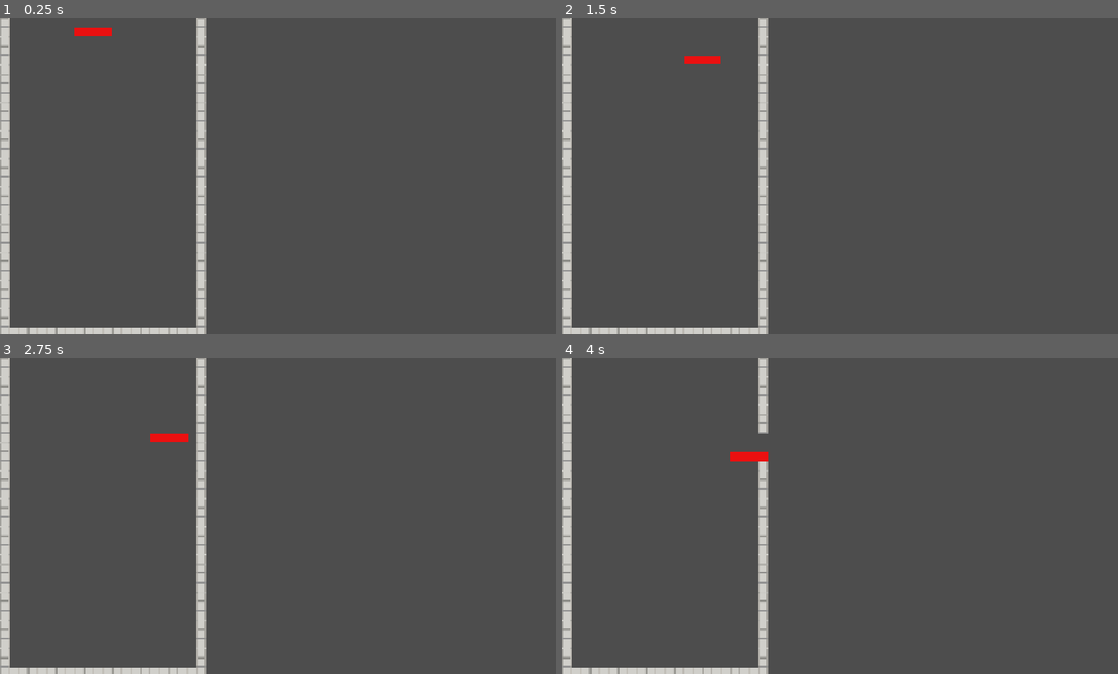
Above: before the commit, frames 1-4 (two rows, left to right).
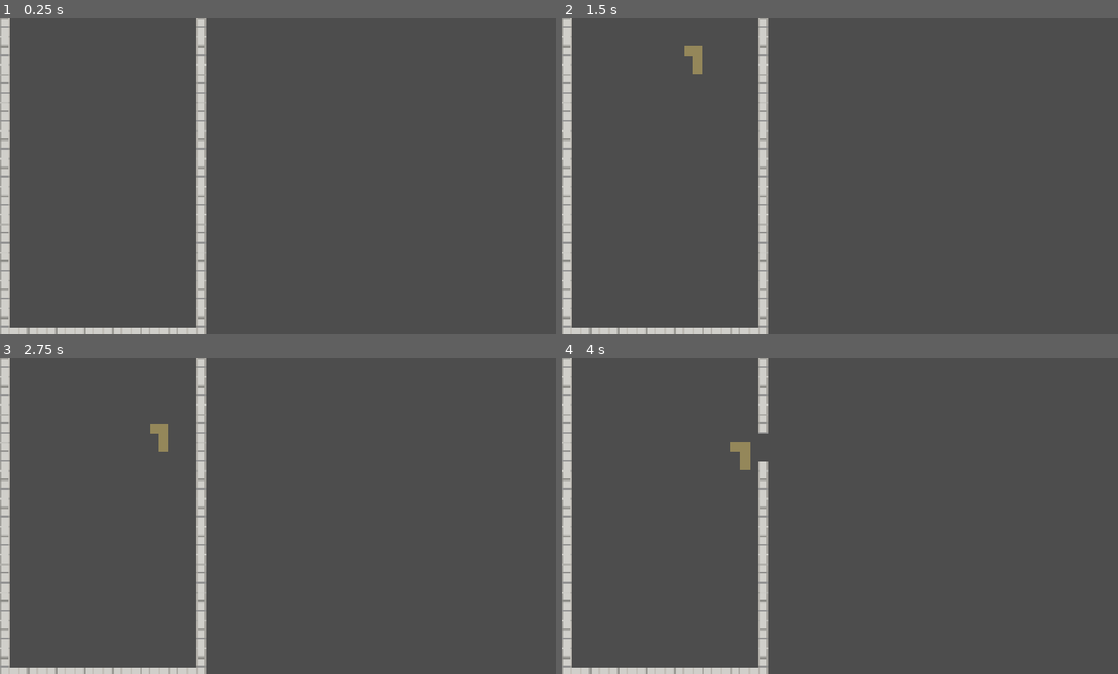
Above: after the commit, the same moments.

Repository: rlubke/tetris
Game: Godot game, scene res://Main/Main.tscn
The game is run twice, just before and just after one commit, with the same random seed, the same clock (stepped at 60 frames per second) and the same inputs.
Inputs:
- Up to frame 1 (0.25 s): no input
- Up to frame 2 (1.5 s): tap Enter at 0.5 s; hold D (Right) 0.53-1.28 s; tap Q (CCW) at 0.6 s; tap E (CW) at 0.8, 1.35 s; hold S (Down) from 1.28 s (still down)
- Up to frame 3 (2.75 s): tap W (Drop) at 1.55, 2.1 s; release S (Down) at 2.03 s; hold D (Right) from 2.03 s (still down); tap Q (CCW) at 2.3 s
- Up to frame 4 (4 s): tap Q (CCW) at 2.85 s; tap E (CW) at 3.05, 3.6 s; release D (Right) at 3.53 s; hold A (Left) from 3.53 s (still down); tap W (Drop) at 3.8 s

The runs differ from the first frame. In frame 1, 0.2% of the frame differs, in the area x 13-21%, y 3-6%; in frame 2, 0.3%; in frame 3, 0.3%; in frame 4, 0.4%, in the area x 30-38%, y 26-36%.

Commit message:
Continue work on rendering tetrominos

Diff:
--- a/Code/Main/Main.gd
+++ b/Code/Main/Main.gd
@@ -3,58 +3,19 @@
 
 @onready var tile_map_layer: TileMapLayer = $TileMapLayer
 
-var start_position: Vector2i = Vector2i(8, 0)
-var cur_position: Vector2i
+const Tetrominos = preload("res://Tetronimo/Tetronimo.gd")
+
 var fall_rate: int = 1
 var last_tick: float
-var current_data = I
-var current = current_data[0]
 var down_count = 10
 var left_count = 10
 var right_count = 10
-var rotation_idx = 0;
-
-static var T: Array[Array] = [
-	[Vector2i(1, 0), Vector2i(0, 1), Vector2i(1, 1), Vector2i(2, 1)], # NORTH
-	[Vector2i(0, 0), Vector2i(0, 1), Vector2i(1, 1), Vector2i(0, 2)], # EAST
-	[Vector2i(0, 0), Vector2i(1, 0), Vector2i(2, 0), Vector2i(1, 1)], # SOUTH
-	[Vector2i(1, 0), Vector2i(0, 1), Vector2i(1, 1), Vector2i(1, 2)], # WEST
-	]
-
-static var I: Array[Array] = [
-	[Vector2i(0, 1), Vector2i(1, 1), Vector2i(2, 1), Vector2i(3, 1)], # NORTH
-	[Vector2i(1, 0), Vector2i(1, 1), Vector2i(1, 2), Vector2i(1, 3)], # EAST
-	[Vector2i(0, 1), Vector2i(1, 1), Vector2i(2, 1), Vector2i(3, 1)], # SOUTH
-	[Vector2i(1, 0), Vector2i(1, 1), Vector2i(1, 2), Vector2i(1, 3)], # WEST
-]
-
-static var O: Array[Array] = [
-
-]
-
-static var L: Array[Array] = [
-
-]
-
-static var J: Array[Array] = [
-
-]
-
-static var S: Array[Array] = [
-
-]
-
-static var Z: Array[Array] = [
-
-]
+var rotation_idx = 0
+var current
 
 # Called when the node enters the scene tree for the first time.
 func _ready() -> void:
-	cur_position = start_position
-
-func _clear_current() -> void:
-	for block in current:
-		tile_map_layer.erase_cell(cur_position + block)
+	current = Tetrominos.get_all()[6]
 
 func _handle_input() -> void:
 	## ----- DOWN --------------------------------------------------------------
@@ -64,8 +25,7 @@
 			down_count += 1;
 		else:
 			down_count = 0
-			_clear_current()
-			cur_position += Vector2i.DOWN
+			current.move(Vector2i.DOWN, tile_map_layer)
 
 	elif Input.is_action_just_released("Down"):
 		down_count = 10
@@ -77,8 +37,7 @@
 			left_count += 1;
 		else:
 			left_count = 0
-			_clear_current()
-			cur_position += Vector2i.LEFT
+			current.move(Vector2i.LEFT, tile_map_layer)
 
 	elif Input.is_action_just_released("Left"):
 		left_count = 10
@@ -90,8 +49,7 @@
 			right_count += 1;
 		else:
 			right_count = 0
-			_clear_current()
-			cur_position += Vector2i.RIGHT
+			current.move(Vector2i.RIGHT, tile_map_layer)
 
 	elif Input.is_action_just_released("Right"):
 		right_count = 10
@@ -99,21 +57,17 @@
 	## ---- CW -----------------------------------------------------------------
 
 	elif Input.is_action_just_pressed("CW"):
-		rotation_idx = (rotation_idx + 1) % 4
-		_clear_current()
-		current = current_data[rotation_idx]
+		current.rotate_cw(tile_map_layer)
 
 	## ---- CCW -----------------------------------------------------------------
 
 	elif Input.is_action_just_pressed("CCW"):
-		rotation_idx = (rotation_idx + 3) % 4
-		_clear_current()
-		current = current_data[rotation_idx]
+		current.rotate_cw(tile_map_layer)
 
 	## ----- DROP --------------------------------------------------------------
 
 	elif Input.is_action_just_pressed("Drop"):
-		print("Drop")
+		current.drop()
 
 
 # Called every frame. 'delta' is the elapsed time since the previous frame.
@@ -125,8 +79,4 @@
 
 	if last_tick > fall_rate:
 		last_tick = 0
-		_clear_current()
-		cur_position += Vector2i.DOWN
-
-	for block in current:
-		tile_map_layer.set_cell(cur_position + block, 0, Vector2i(0,0))
+		current.move(Vector2i.DOWN, tile_map_layer)
--- a/Code/Tetronimos/Tetronimo.gd
+++ b/Code/Tetronimo/Tetronimo.gd
@@ -1,50 +1,57 @@
-# ----- enum RotationDirection -------------------------------------------------
-
-enum RotatationDirection {
-	CW,
-	CCW
-}
-
-class Tetronimos:
-	func get_all():
-		return [
-			TShape.new(),
-			IShape.new(),
-			OShape.new(),
-			LShape.new(),
-			JShape.new(),
-			SShape.new(),
-			ZShape.new(),
-		]
+static func get_all() -> Array[Tetromino]:
+	return [TShape.new(), IShape.new(), OShape.new(), LShape.new(), JShape.new(),SShape.new(),ZShape.new()]
 
 # ----- ABC BaseTetronimo ------------------------------------------------------
 
-@abstract class BaseTetronimo:
+@abstract class Tetromino:
 
 	var position: Vector2i = Vector2i(8,0)
 	var rotation_index = 0
-	var current_layout: Array[Vector2i] = _get_rotation(0)
+	var current_layout: Array[Vector2i] = []
+
+	func _init():
+		current_layout.assign(_get_rotation(0))
 
 	@abstract func id() -> int
 
 	@abstract func _get_rotations() -> Array[Array]
 
 	func _get_rotation(index: int) -> Array[Vector2i]:
-		return _get_rotations()[index]
+		var ret: Array = _get_rotations()[index]
+		return ret
 
-	func rotate(direction: RotatationDirection) -> void:
-		pass
+	func _rotate(tile_map: TileMapLayer, index: int) -> void:
+		_clear(tile_map)
+		current_layout.assign(_get_rotation(index))
+		render(tile_map)
 
-	func render(tile_map: TileMapLayer) -> BaseTetronimo:
-		pass
+	func rotate_cw(tile_map: TileMapLayer):
+		rotation_index = (rotation_index + 1) % 4
+		_rotate(tile_map, rotation_index)
 
-	func move(direction: Vector2i) -> BaseTetronimo:
-		pass
+	func rotate_ccw(tile_map: TileMapLayer):
+		rotation_index = (rotation_index + 3) % 4
+		_rotate(tile_map, rotation_index)
+
+	func render(tile_map: TileMapLayer) -> Tetromino:
+		for block in current_layout:
+			tile_map.set_cell(position + block, 0, Vector2i(id(), 0))
+		return self
+
+	func _clear(tile_map: TileMapLayer) -> void:
+		for block in current_layout:
+			tile_map.erase_cell(position + block)
+
+	func move(direction: Vector2i, tile_map: TileMapLayer) -> Tetromino:
+		_clear(tile_map)
+		position += direction
+		render(tile_map)
+		return self
 
 	func drop() -> void:
 		pass
 
-	func _can_move(direction: Vector2i) -> void:
+	func _can_move(_direction: Vector2i) -> void:
 		pass
 
 	func lock() -> void:
@@ -52,7 +59,7 @@
 
 # ----- TShape -----------------------------------------------------------------
 
-class TShape extends BaseTetronimo:
+class TShape extends Tetromino:
 
 	static var _id = 0
 
@@ -64,14 +71,14 @@
 	]
 
 	func id() -> int:
-		return self._id
+		return _id
 
 	func _get_rotations() -> Array[Array]:
 		return rotations
 
 # ----- IShape -----------------------------------------------------------------
 
-class IShape extends BaseTetronimo:
+class IShape extends Tetromino:
 
 	static var _id = 1
 
@@ -83,14 +90,14 @@
 	]
 
 	func id() -> int:
-		return self._id
+		return _id
 
 	func _get_rotations() -> Array[Array]:
 		return rotations
 
 # ----- OShape -----------------------------------------------------------------
 
-class OShape extends BaseTetronimo:
+class OShape extends Tetromino:
 
 	static var _id = 2
 
@@ -102,14 +109,14 @@
 	]
 
 	func id() -> int:
-		return self._id
+		return _id
 
 	func _get_rotations() -> Array[Array]:
 		return rotations
 
 # ----- LShape -----------------------------------------------------------------
 
-class LShape extends BaseTetronimo:
+class LShape extends Tetromino:
 
 	static var _id = 3
 
@@ -121,14 +128,14 @@
 	]
 
 	func id() -> int:
-		return self._id
+		return _id
 
 	func _get_rotations() -> Array[Array]:
 		return rotations
 
 # ----- JShape -----------------------------------------------------------------
 
-class JShape extends BaseTetronimo:
+class JShape extends Tetromino:
 
 	static var _id = 4
 
@@ -140,14 +147,14 @@
 	]
 
 	func id() -> int:
-		return self._id
+		return _id
 
 	func _get_rotations() -> Array[Array]:
 		return rotations
 
 # ----- SShape -----------------------------------------------------------------
 
-class SShape extends BaseTetronimo:
+class SShape extends Tetromino:
 
 	static var _id = 5
 
@@ -159,14 +166,14 @@
 	]
 
 	func id() -> int:
-		return self._id
+		return _id
 
 	func _get_rotations() -> Array[Array]:
 		return rotations
 
 # ----- ZShape -----------------------------------------------------------------
 
-class ZShape extends BaseTetronimo:
+class ZShape extends Tetromino:
 
 	static var _id = 6
 
@@ -178,7 +185,7 @@
 	]
 
 	func id() -> int:
-		return self._id
+		return _id
 
 	func _get_rotations() -> Array[Array]:
 		return rotations
Renamed: Code/Tetronimos/Tetronimo.gd.uid -> Code/Tetronimo/Tetronimo.gd.uid
